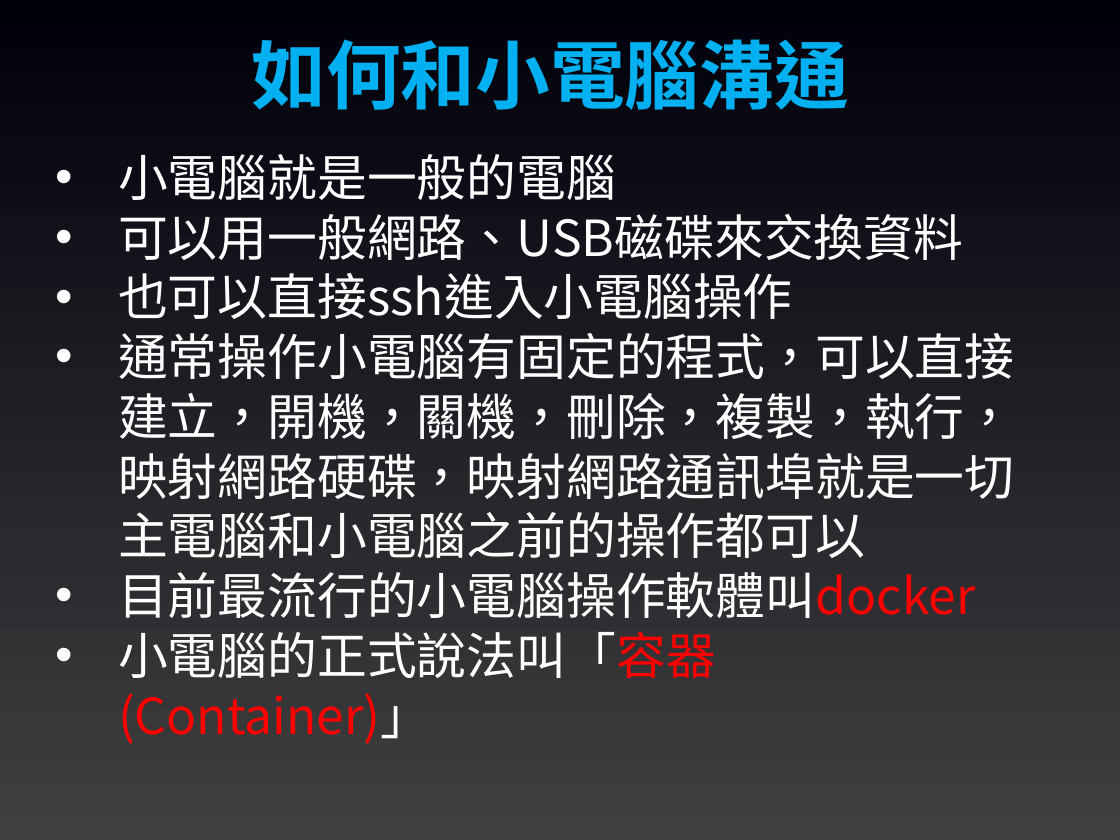
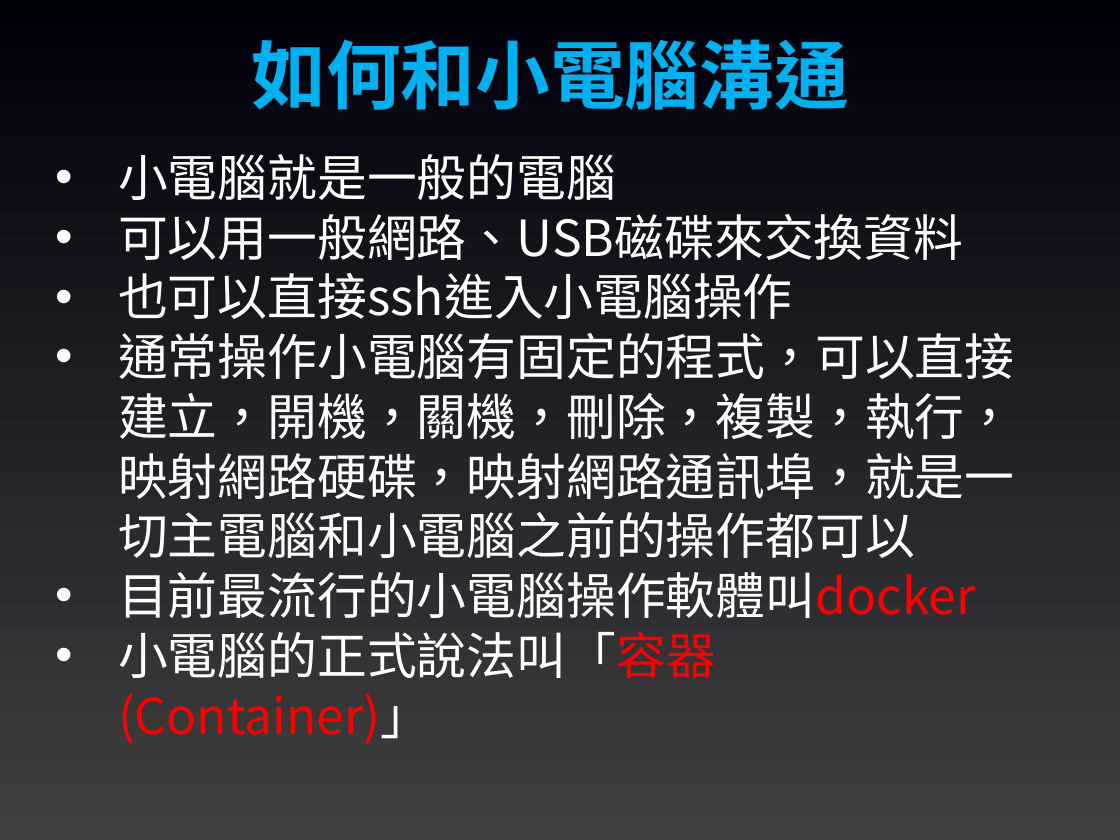
Before and after one commit to shao1002/sculinebot2025, a slide deck: slide 19 of Slides/03. 主流系統佈署方式(Docker).pptx. Drawn at 1120x840 pixels with LibreOffice and Linux fonts; fonts in the diff are those of the drawing. Boxes give left, top, right and bottom in pixels: in the first picture for what was removed or moved away, otherwise in the second. Text is boxed around its words. In the diff, an @@ line names an element or a change of style, - is before the commit and + after.

```diff
--- a/Slides/03. 主流系統佈署方式(Docker).pptx
+++ b/Slides/03. 主流系統佈署方式(Docker).pptx
@@ text at (118,333,1014,558): text changed @@
-• 通常操作小電腦有固定的程式，可以直接建立，開機，關機，刪除，複製，執行，映射網路硬碟，映射網路通訊埠就是一切主電腦和小電腦之前的操作都可以
+• 通常操作小電腦有固定的程式，可以直接建立，開機，關機，刪除，複製，執行，映射網路硬碟，映射網路通訊埠，就是一切主電腦和小電腦之前的操作都可以
```
Also in this commit, not shown: 8 other slides changed.
